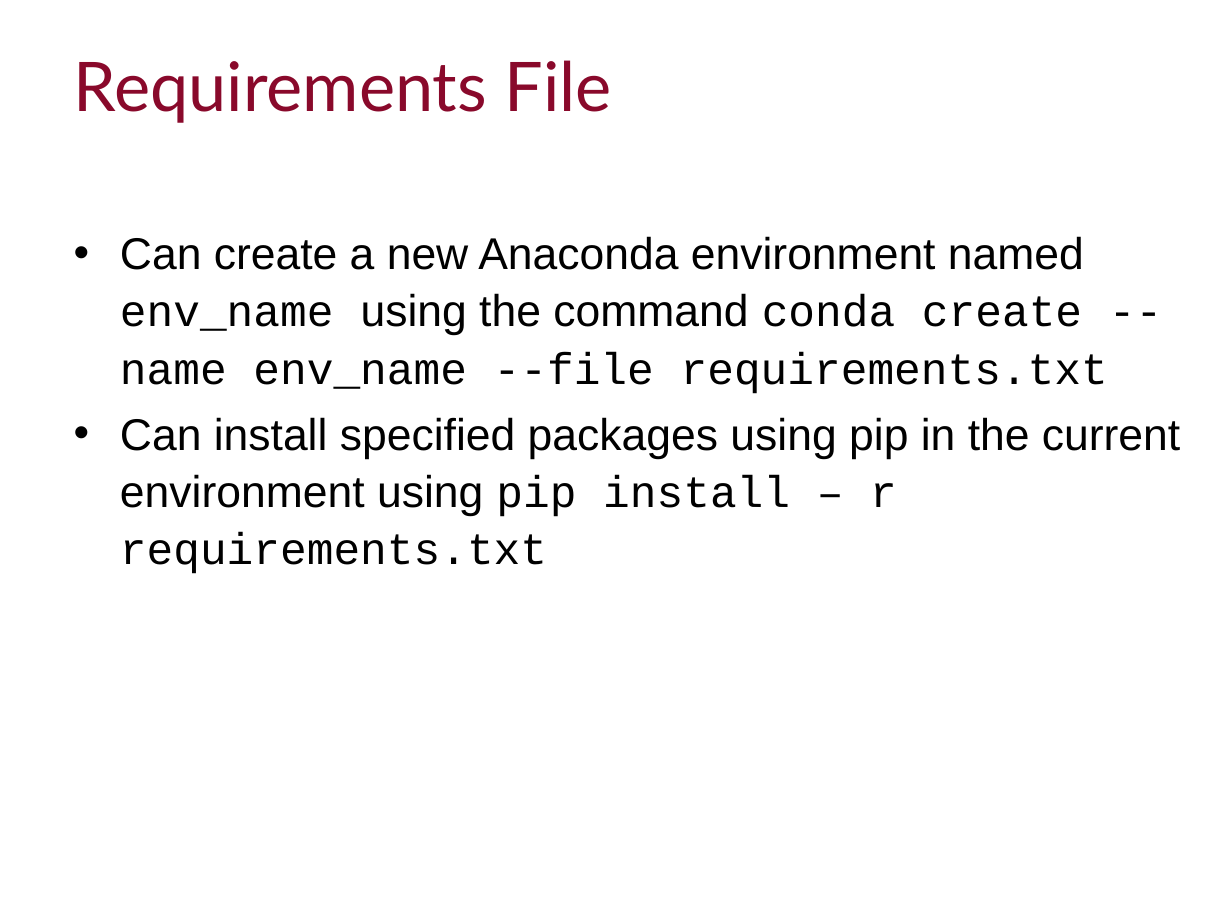
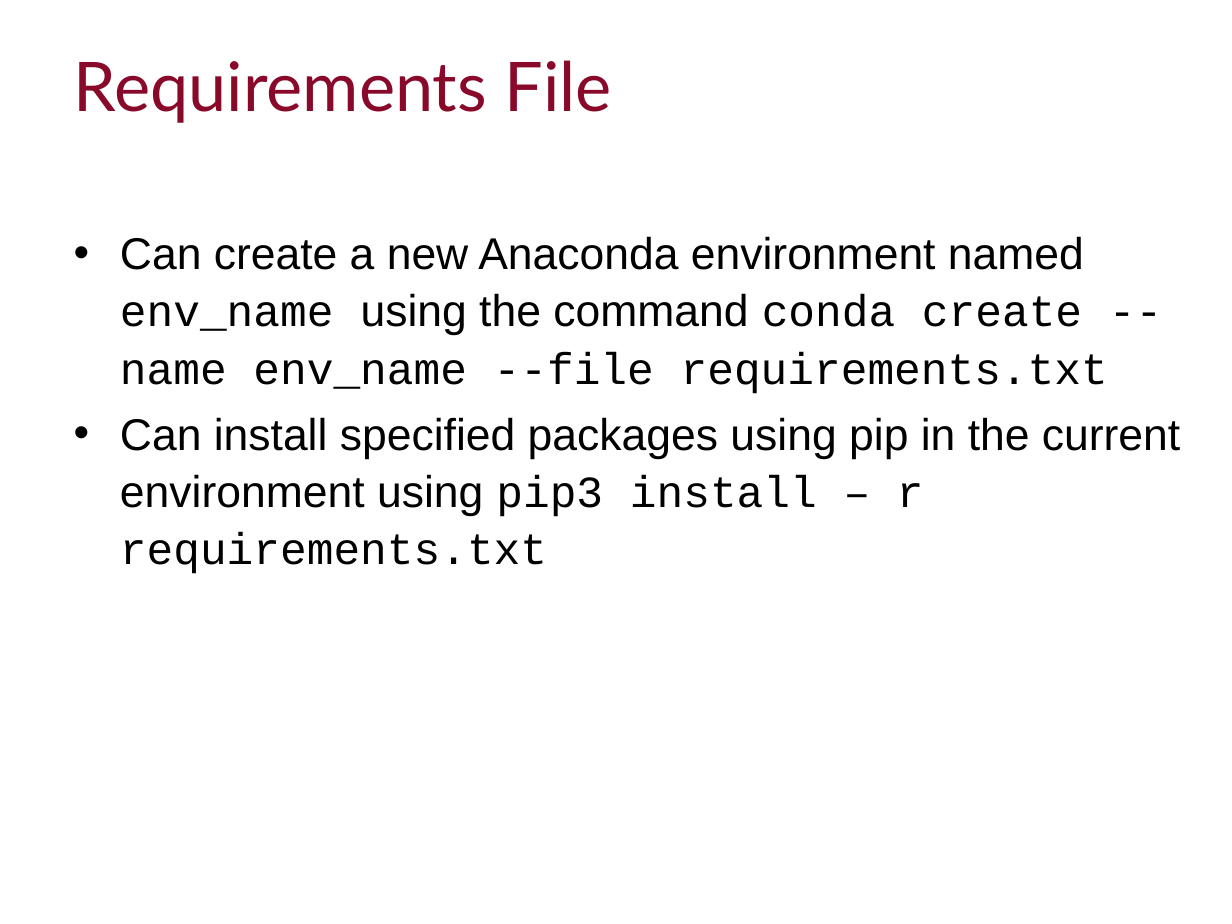
Before and after one commit to ImperialCollegeLondon/RCDS-managing-and-running-python-effectively, a slide deck: slide 17 of Managing and Running Python Effectively.pptx. Drawn at 1232x924 pixels with LibreOffice and Linux fonts; fonts in the diff are those of the drawing; background and template pictures are left out. Boxes give left, top, right and bottom in pixels: in the first picture for what was removed or moved away, otherwise in the second. Text is boxed around its words. In the diff, an @@ line names an element or a change of style, - is before the commit and + after.

```diff
--- a/Managing and Running Python Effectively.pptx
+++ b/Managing and Running Python Effectively.pptx
@@ text at [120,417,1180,574]: text changed @@
-• Can install specified packages using pip in the current environment using pip install – r requirements.txt
+• Can install specified packages using pip in the current environment using pip3 install – r requirements.txt
```
Also in this commit, not shown: 6 other slides changed.
